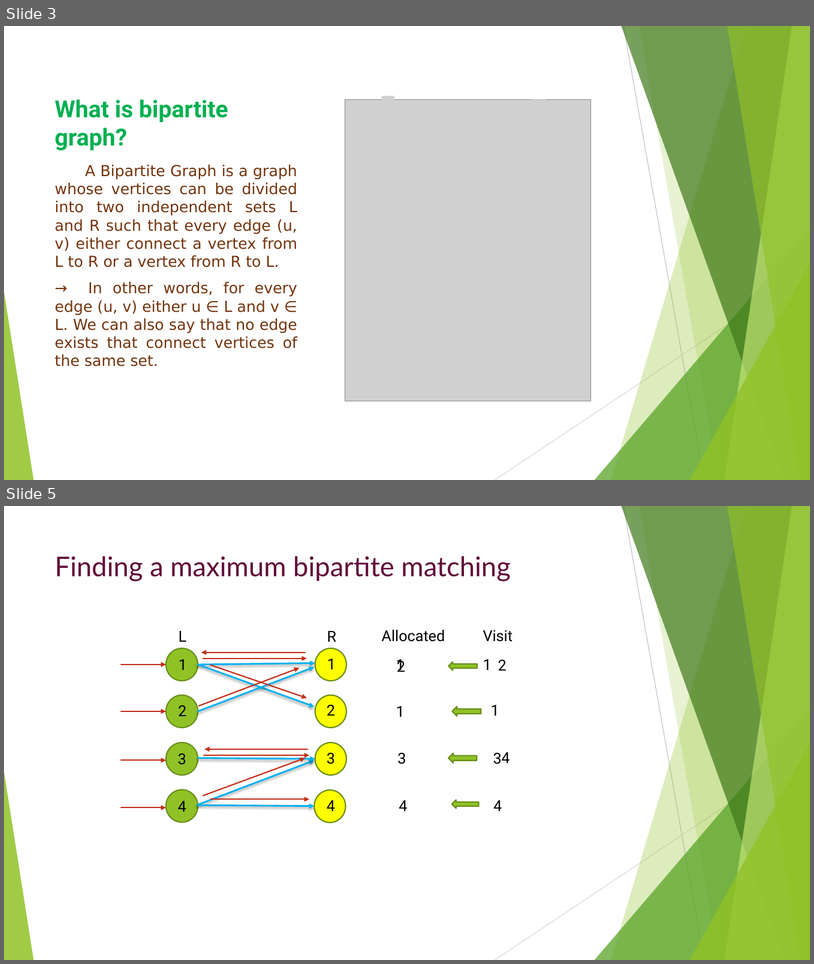
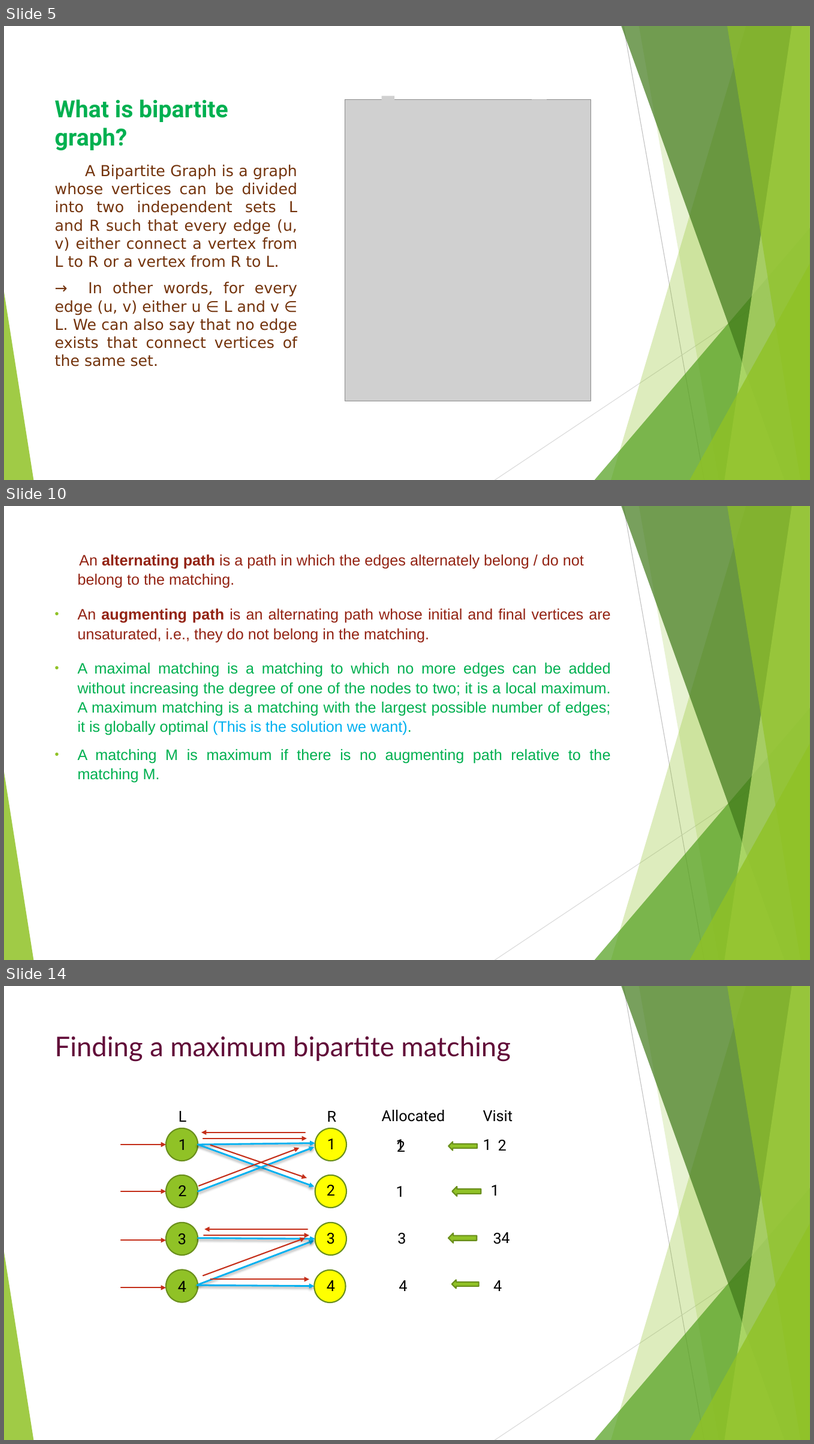
Before and after one commit to dhruv2803/DAA-Seminar, a slide deck: seminar.pptx. Shown one above the other, each under a label of ours: slides 3 and 5 before the commit, slides 5, 10 and 14 after it; the slides between them are not shown. The pictures are 814x964 and 814x1444 pixels, drawn with LibreOffice and Linux fonts; fonts in the diff are those of the drawing; grey boxes stand for pictures. Boxes give left, top, right and bottom in pixels: in the first picture for what was removed or moved away, otherwise in the second. Text is boxed around its words. In the diff, an @@ line names an element or a change of style, - is before the commit and + after.

```diff
--- a/seminar.pptx
+++ b/seminar.pptx
@@ slide 10 added at <box>4,506,810,960</box>, background #FFFFFF; not listed: 10 template elements that a slide beside it also shows @@
@@ title added at <box>78,554,584,588</box>, 18 pt, text #932313 @@
+An alternating path is a path in which the edges alternately belong / do not belong to the matching.
@@ text added at <box>78,608,611,783</box>, 18 pt, text #00B050 @@
+• An augmenting path is an alternating path whose initial and final vertices are unsaturated, i.e., they do not belong in the matching.
+• A maximal matching is a matching to which no more edges can be added without increasing the degree of one of the nodes to two; it is a local maximum. A maximum matching is a matching with the largest possible number of edges; it is globally optimal (This is the solution we want).
+• A matching M is maximum if there is no augmenting path relative to the matching M.
@@ what was slide 3 is now slide 5 @@
@@ what was slide 5 is now slide 14 @@
```
Also in this commit, not shown: 1 slide changed, 16 other slides added, 1 other file.
